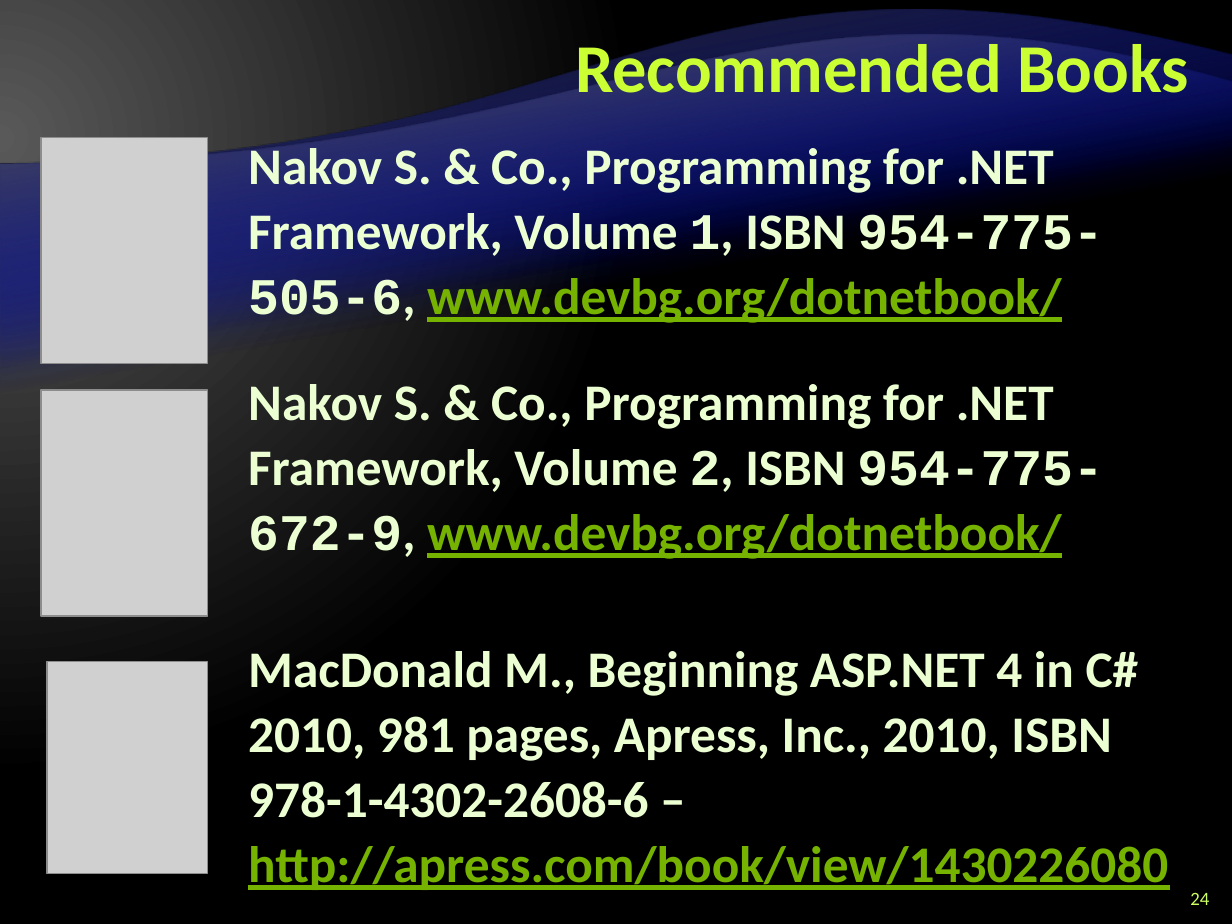
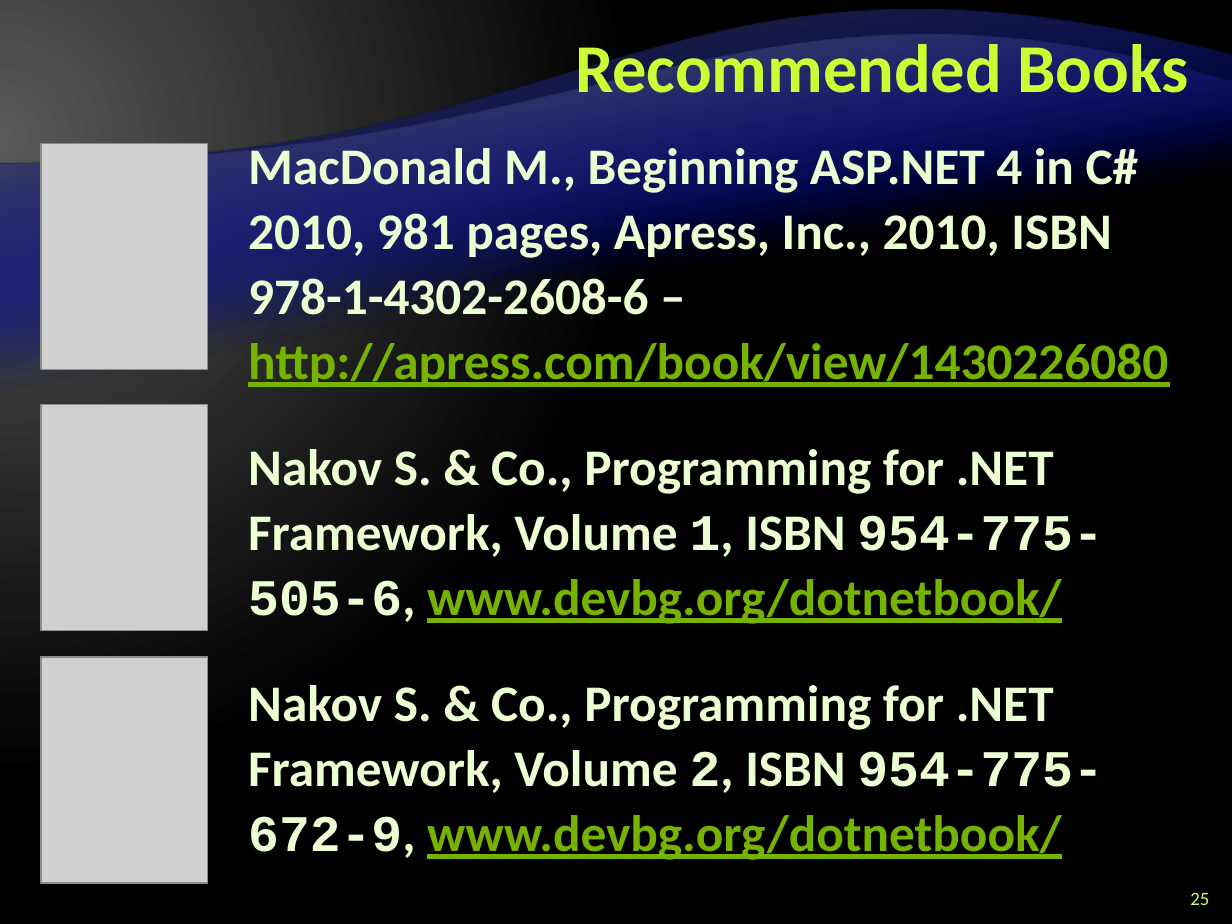
Before and after one commit to Graveheart/aspnetcourse, a slide deck: slide 25 of 2010/lectures/0. Course Introduction.pptx (slide 24 before the commit). Drawn at 1232x924 pixels with LibreOffice and Linux fonts; fonts in the diff are those of the drawing; grey boxes stand for pictures; background and template pictures are left out. Boxes give left, top, right and bottom in pixels: in the first picture for what was removed or moved away, otherwise in the second. Text is boxed around its words. In the diff, an @@ line names an element or a change of style, - is before the commit and + after.

Commit message:
Added few photos; Completed the lectures 0 and 1

```diff
--- a/2010/lectures/0. Course Introduction.pptx
+++ b/2010/lectures/0. Course Introduction.pptx
@@ picture: place and size @@
-picture at [47, 662, 207, 873]
+picture at [41, 144, 207, 370]
@@ text at [248, 141, 1168, 387]: paragraph added @@
+MacDonald M., Beginning ASP.NET 4 in C# 2010, 981 pages, Apress, Inc., 2010, ISBN 978-1-4302-2608-6 – http://apress.com/book/view/1430226080
@@ picture: place and size @@
-picture at [41, 138, 207, 363]
+picture at [41, 404, 207, 630]
@@ picture: place and size @@
-picture at [41, 391, 207, 616]
+picture at [41, 657, 207, 882]
@@ text at [248, 651, 1168, 890]: paragraph removed @@
-MacDonald M., Beginning ASP.NET 4 in C# 2010, 981 pages, Apress, Inc., 2010, ISBN 978-1-4302-2608-6 – http://apress.com/book/view/1430226080
@@ page number at [1190, 893, 1209, 905]: text changed @@
-24
+25
```
Also in this commit, not shown: 12 other slides changed, 1 slide added, 4 other files.
